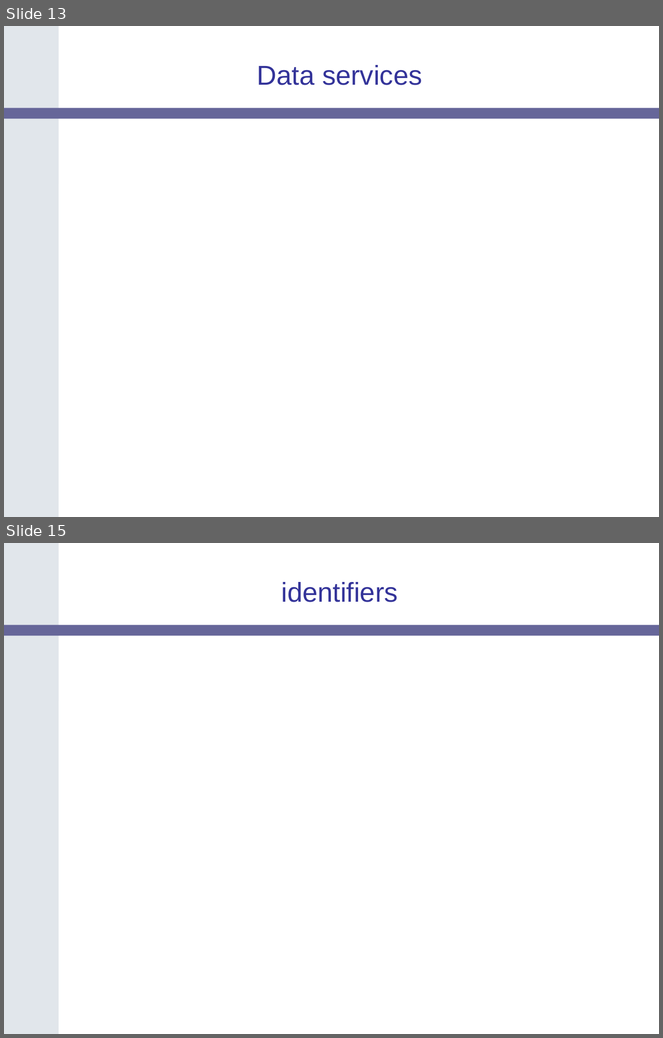
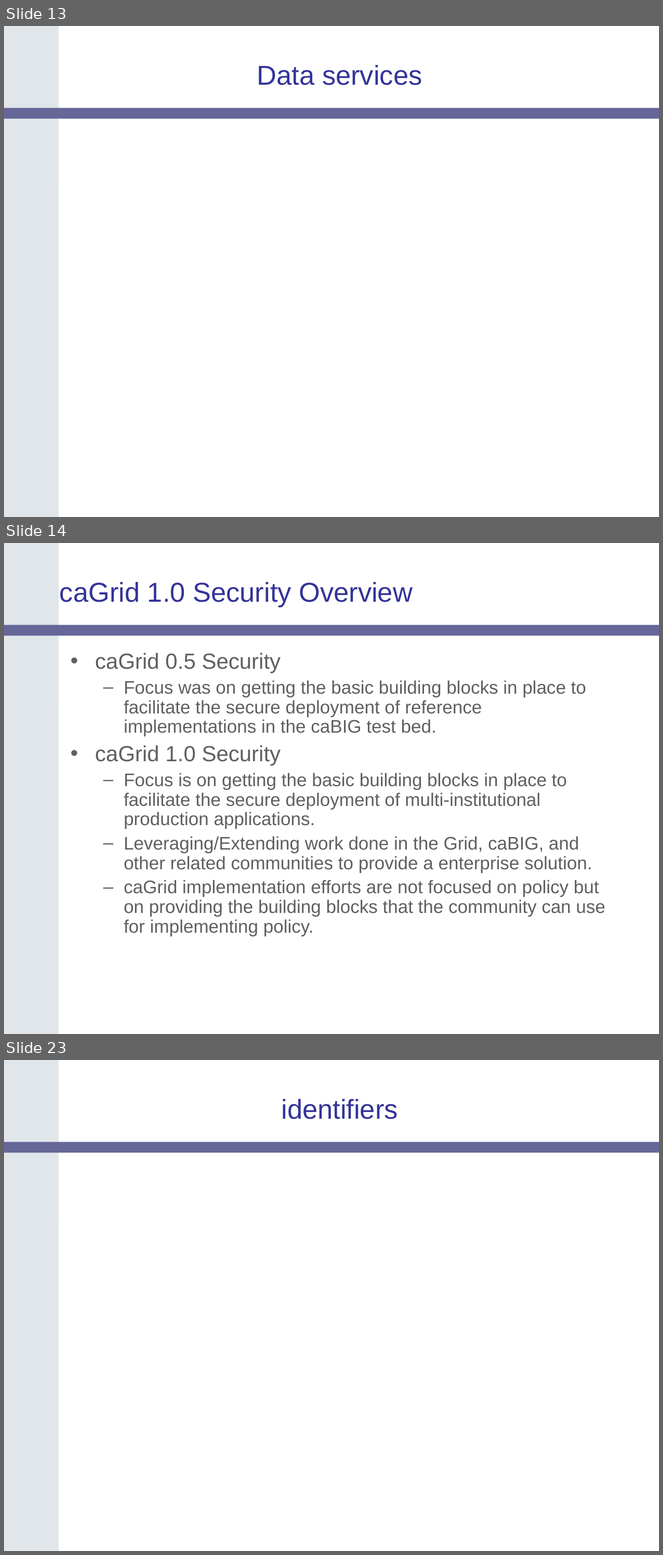
Before and after one commit to NCIP/cagrid-docs, a slide deck: presentations/200604_AnnualMeeting/caGrid-1.0-Architecture_caBIG-Annual-Meeting06.ppt. Shown one above the other, each under a label of ours: slides 13 and 15 before the commit, slides 13, 14 and 23 after it; the slides between them are not shown. The pictures are 663x1038 and 663x1555 pixels, drawn with LibreOffice and Linux fonts; fonts in the diff are those of the drawing; background and template pictures are left out. Boxes give left, top, right and bottom in pixels: in the first picture for what was removed or moved away, otherwise in the second. Text is boxed around its words. In the diff, an @@ line names an element or a change of style, - is before the commit and + after.

```diff
--- a/presentations/200604_AnnualMeeting/caGrid-1.0-Architecture_caBIG-Annual-Meeting06.ppt
+++ b/presentations/200604_AnnualMeeting/caGrid-1.0-Architecture_caBIG-Annual-Meeting06.ppt
@@ slide 14 added at <box>4,543,659,1034</box>, background #FFFFFF; not listed: 2 template elements that a slide beside it also shows @@
@@ title added at <box>60,582,413,607</box>, 30 pt, text #333399 @@
+caGrid 1.0 Security Overview
@@ text added at <box>95,653,605,937</box>, 20 pt, text #5F5F5F @@
+• caGrid 0.5 Security
+  – Focus was on getting the basic building blocks in place to facilitate the secure deployment of reference implementations in the caBIG test bed.
+• caGrid 1.0 Security
+  – Focus is on getting the basic building blocks in place to facilitate the secure deployment of multi-institutional production applications.
+  – Leveraging/Extending work done in the Grid, caBIG, and other related communities to provide a enterprise solution.
+  – caGrid implementation efforts are not focused on policy but on providing the building blocks that the community can use for implementing policy.
@@ what was slide 15 is now slide 23 @@
```
Also in this commit, not shown: 1 slide changed, 8 other slides added, 1 slide removed.
